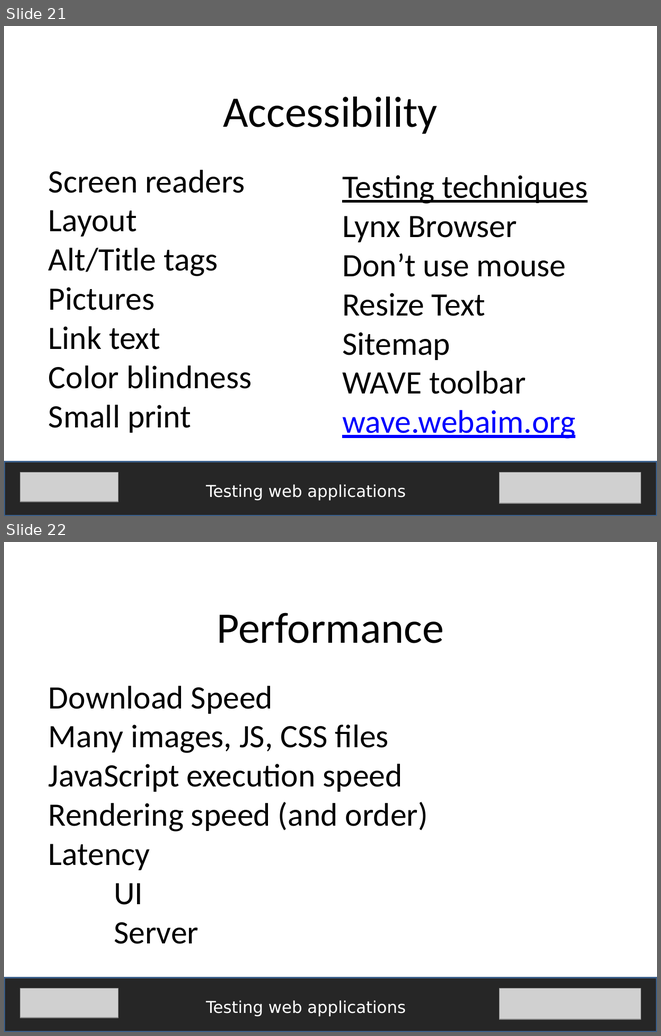
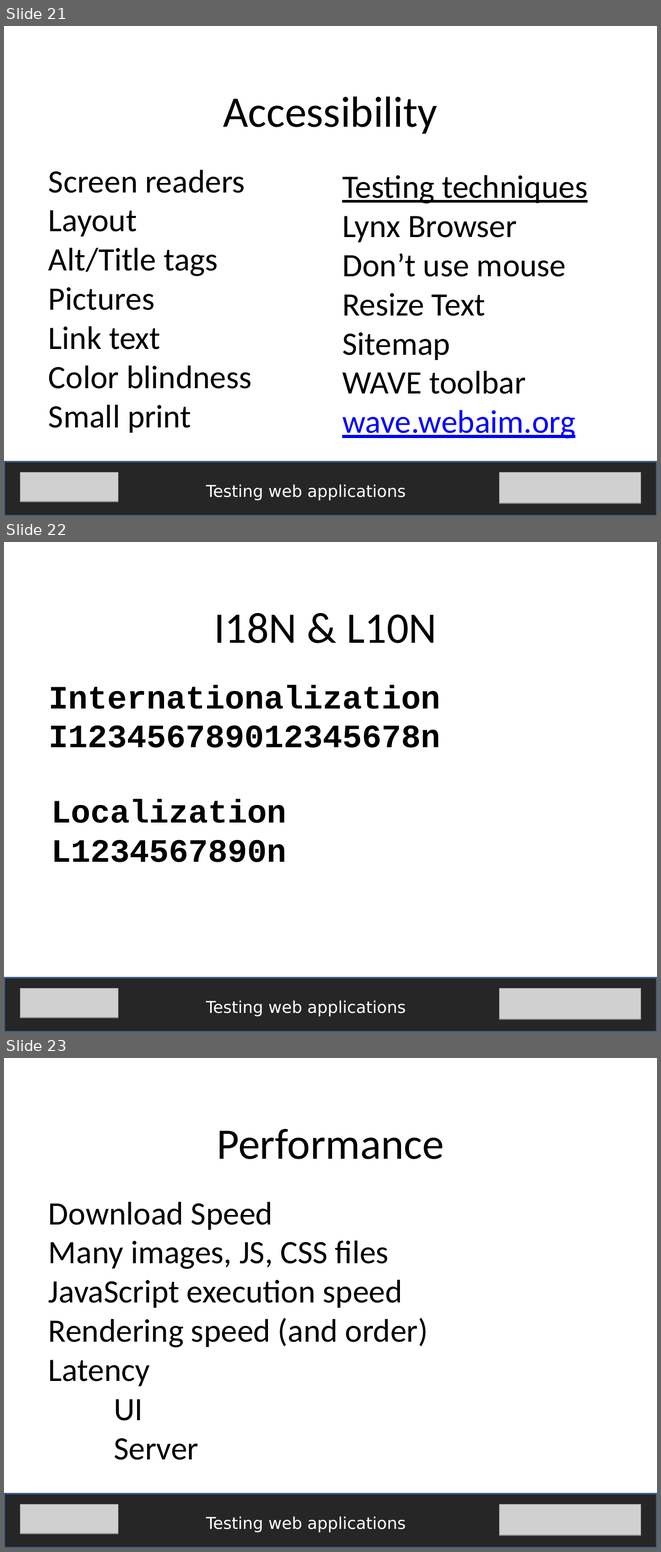
Before and after one commit to fijiaaron/testing-web-apps-and-services, a slide deck: presentations/Testing web apps.pptx. Shown one above the other, each under a label of ours: slides 21 and 22 before the commit, slides 21, 22 and 23 after it. The pictures are 661x1036 and 661x1552 pixels, drawn with LibreOffice and Linux fonts; fonts in the diff are those of the drawing; grey boxes stand for pictures. Boxes give left, top, right and bottom in pixels: in the first picture for what was removed or moved away, otherwise in the second. Text is boxed around its words. In the diff, an @@ line names an element or a change of style, - is before the commit and + after.

Commit message:
updated testing web apps presentation and added server side validation presentation

```diff
--- a/presentations/Testing web apps.pptx
+++ b/presentations/Testing web apps.pptx
@@ slide 22 added at (x1=4, y1=542, x2=657, y2=1032), background #FFFFFF @@
@@ text added at (x1=214, y1=613, x2=437, y2=643), 48 pt, text #000000 @@
+I18N & L10N
@@ text added at (x1=49, y1=685, x2=440, y2=748), 36 pt, text #000000, bold @@
+Internationalization
+I123456789012345678n
@@ text added at (x1=51, y1=799, x2=286, y2=862), 36 pt, text #000000, bold @@
+Localization
+L1234567890n
@@ rectangle added at (x1=4, y1=978, x2=657, y2=1032), fill #262626, outline #3A5F8C 2 pt @@
@@ picture added at (x1=20, y1=988, x2=118, y2=1017) @@
@@ text added at (x1=206, y1=1000, x2=406, y2=1016), 18 pt, text #FFFFFF @@
+Testing web applications
@@ picture added at (x1=499, y1=988, x2=641, y2=1018) @@
@@ what was slide 22 is now slide 23 @@
```
Also in this commit, not shown: 3 slides changed, 1 other slide added, 1 slide removed, 1 other file.
